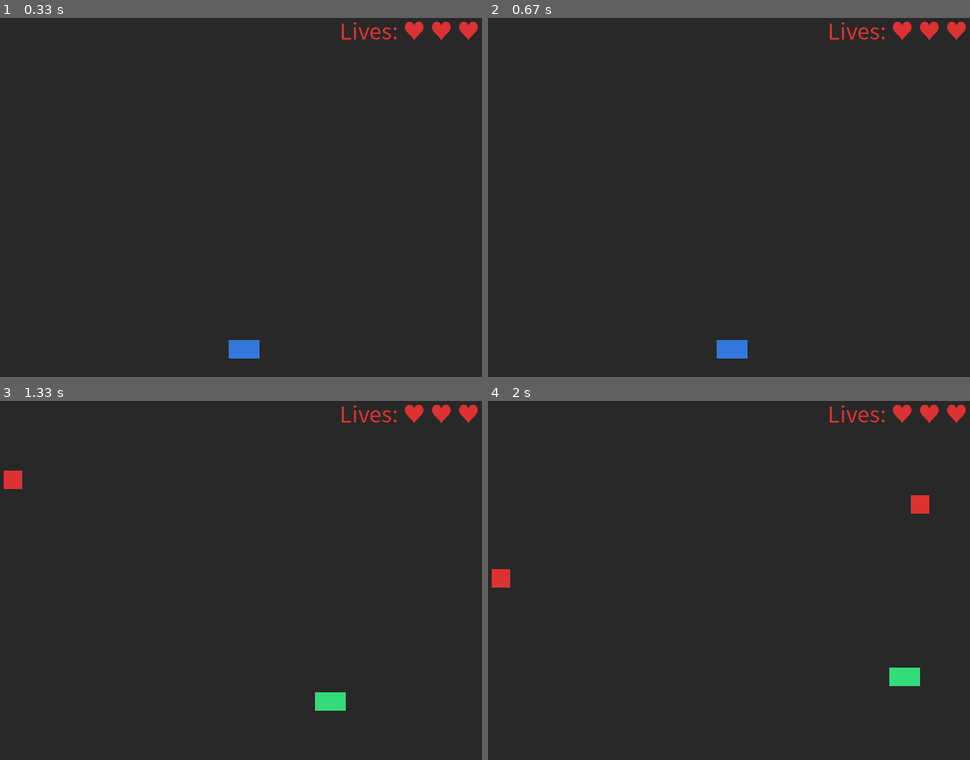
Above: before the commit, frames 1-4 (two rows, left to right).
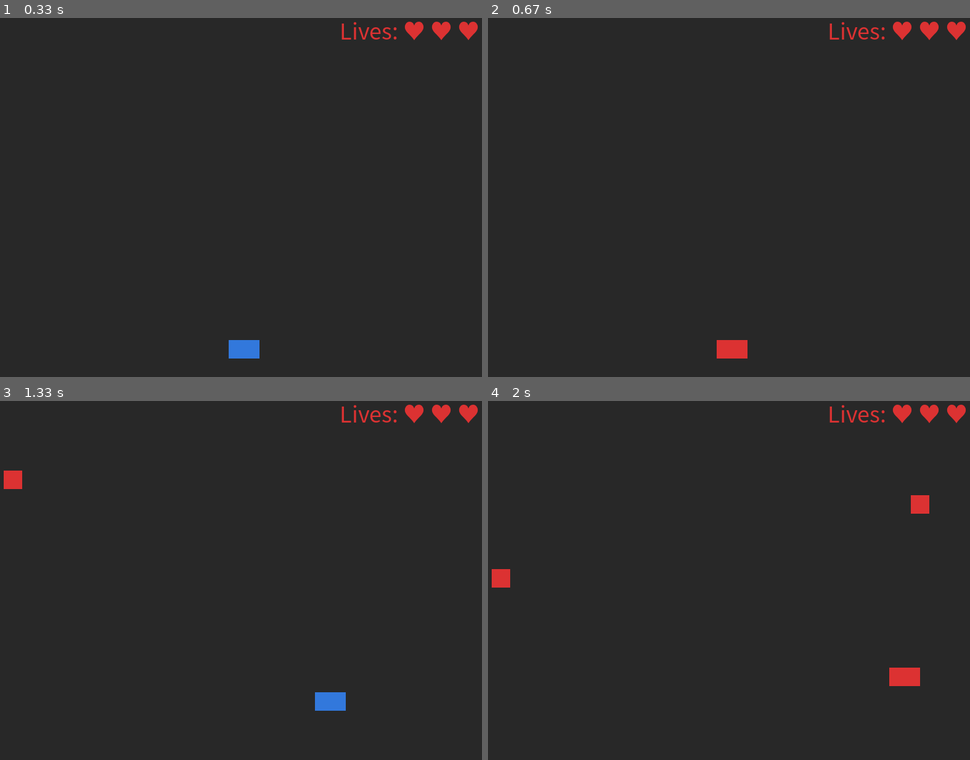
Above: after the commit, the same moments.

Repository: 20260184-commits/my-game
Game: pygame game, started from week5/week5.py
Two runs of this game, one before a commit and one after it. Both use one fixed random seed, a clock stepped at 60 frames per second and the inputs below.
Inputs:
- Up to frame 1 (0.33 s): no input
- Up to frame 2 (0.67 s): tap Space at 0.33 s
- Up to frame 3 (1.33 s): hold Right 0.67-1.13 s; tap Space at 0.73, 1.03, 1.23 s; hold Up from 1.17 s (still down)
- Up to frame 4 (2 s): release Up at 1.47 s; hold Right 1.5-1.97 s; tap Space at 1.57, 1.87 s

Frame 1 is identical in both runs. In frame 2, 0.3% of the frame differs, in the area x 47-54%, y 89-95%; in frame 3, 0.3%; in frame 4, 0.3%.

Commit message:
refactor(game): 패링 시스템 리스크/리워드 강화 및 쿨타임 로직 추가

Diff:
--- a/week5/week5.py
+++ b/week5/week5.py
@@ -3,6 +3,10 @@
 import sys
 
 pygame.init()
+
+# --- 패링 관련 설정 ---
+PARRY_DURATION = 15  # 패링 지속 프레임
+PARRY_COOLDOWN = 45  # 패링 실패 시 쿨타임 프레임
 
 def get_korean_font(size):
     candidates = ["malgungothic", "applegothic", "nanumgothic", "notosanscjk"]
@@ -18,9 +22,8 @@
 WHITE  = (255, 255, 255)
 BLACK  = (0,   0,   0)
 BLUE   = (50,  120, 220)
-GREEN  = (50,  220, 120)
+GREEN  = (50,  220, 120) # 패링 성공 시
 RED    = (220, 50,  50)
-YELLOW = (240, 200, 0)
 GRAY   = (40,  40,  40)
 
 screen = pygame.display.set_mode((WIDTH, HEIGHT))
@@ -29,7 +32,6 @@
 font = get_korean_font(36)
 font_big = get_korean_font(72)
 
-# 레벨 시스템 복구
 LEVELS = [
     {"min_speed": 3, "max_speed": 5,  "spawn": 40, "label": "Lv.1"},
     {"min_speed": 5, "max_speed": 8,  "spawn": 25, "label": "Lv.2"},
@@ -45,13 +47,11 @@
     return pygame.Rect(x, -ENEMY_H, ENEMY_W, ENEMY_H), speed
 
 def draw_hud(score, lives, score_timer):
-    # 점수 UI: timer가 0보다 클 때만 하단 중앙에 표시
     if score_timer > 0:
         score_text = f"Score: {score}"
         score_surf = font.render(score_text, True, WHITE)
         screen.blit(score_surf, ((WIDTH - score_surf.get_width()) // 2, HEIGHT - 50))
 
-    # 우측 상단에 라이브 표시
     lives_text = f"Lives: {'♥ ' * lives}"
     lives_surface = font.render(lives_text, True, RED)
     screen.blit(lives_surface, (WIDTH - lives_surface.get_width() - 10, 10))
@@ -78,8 +78,10 @@
     lives = 3
     spawn_timer = 0
     invincible = 0
+
     parry_timer = 0
-    score_timer = 0 # 점수 UI 표시용 타이머
+    cooldown_timer = 0
+    score_timer = 0
 
     level_idx = 0
     level_cfg = LEVELS[level_idx]
@@ -90,26 +92,32 @@
         for e in pygame.event.get():
             if e.type == pygame.QUIT:
                 pygame.quit(); sys.exit()
+            # 쿨타임 중이 아닐 때만 패링 발동
             if e.type == pygame.KEYDOWN and e.key == pygame.K_SPACE:
-                if parry_timer == 0:
-                    parry_timer = 10
+                if cooldown_timer == 0:
+                    parry_timer = PARRY_DURATION
 
-        # 점수 변동 감지 및 타이머 설정
         if score != last_score:
-            score_timer = 60 # 1초간 표시
+            score_timer = 60
             last_score = score
 
-        if score_timer > 0:
-            score_timer -= 1
+        if score_timer > 0: score_timer -= 1
+
+        # 타이머 관리
+        if parry_timer > 0:
+            parry_timer -= 1
+            # 타이머가 0이 되면 실패로 간주하여 쿨타임 시작
+            if parry_timer == 0:
+                cooldown_timer = PARRY_COOLDOWN
+
+        if cooldown_timer > 0:
+            cooldown_timer -= 1
 
         keys = pygame.key.get_pressed()
         if keys[pygame.K_LEFT]  and player.left  > 0:     player.x -= 5
         if keys[pygame.K_RIGHT] and player.right < WIDTH:  player.x += 5
         if keys[pygame.K_UP]    and player.top   > 0:     player.y -= 5
         if keys[pygame.K_DOWN]  and player.bottom < HEIGHT: player.y += 5
-
-        if parry_timer > 0:
-            parry_timer -= 1
 
         spawn_timer += 1
         if spawn_timer >= level_cfg["spawn"]:
@@ -131,12 +139,18 @@
         else:
             if parry_timer > 0:
                 new_enemies = []
+                hit_something = False
                 for pair in enemies:
                     if player.colliderect(pair[0]):
                         score += 5
+                        hit_something = True
                     else:
                         new_enemies.append(pair)
                 enemies = new_enemies
+
+                # 성공 시 패링 지속시간 초기화 (연속 패링)
+                if hit_something:
+                    parry_timer = PARRY_DURATION
             else:
                 for pair in enemies:
                     if player.colliderect(pair[0]):
@@ -154,7 +168,14 @@
 
         screen.fill(GRAY)
 
-        player_color = GREEN if parry_timer > 0 else BLUE
+        # 쿨타임 중이면 빨간색, 패링 중이면 초록색, 평소에는 파란색
+        if cooldown_timer > 0:
+            player_color = RED
+        elif parry_timer > 0:
+            player_color = GREEN
+        else:
+            player_color = BLUE
+
         blink = (invincible // 10) % 2 == 0
         if blink or invincible == 0:
             pygame.draw.rect(screen, player_color, player)
